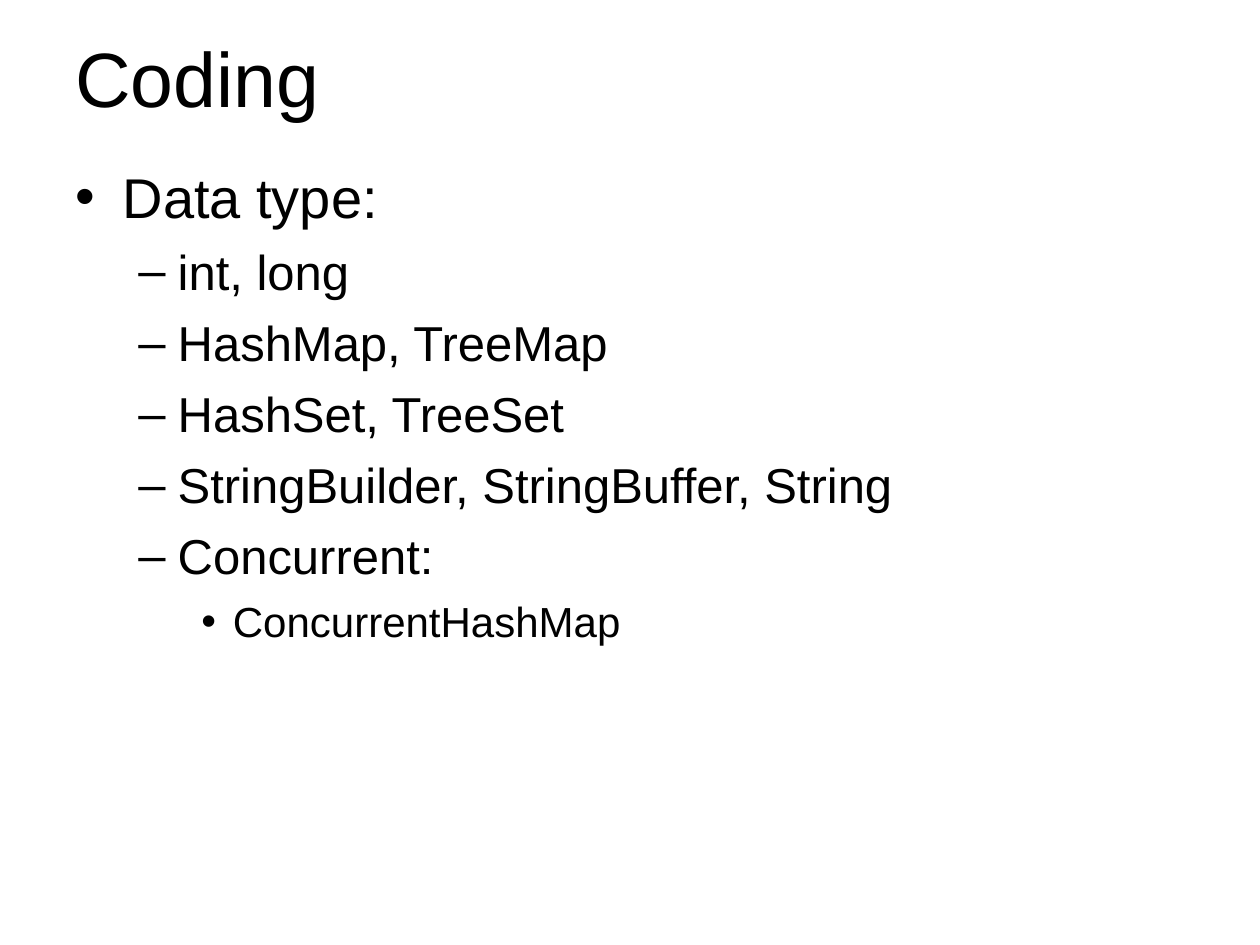
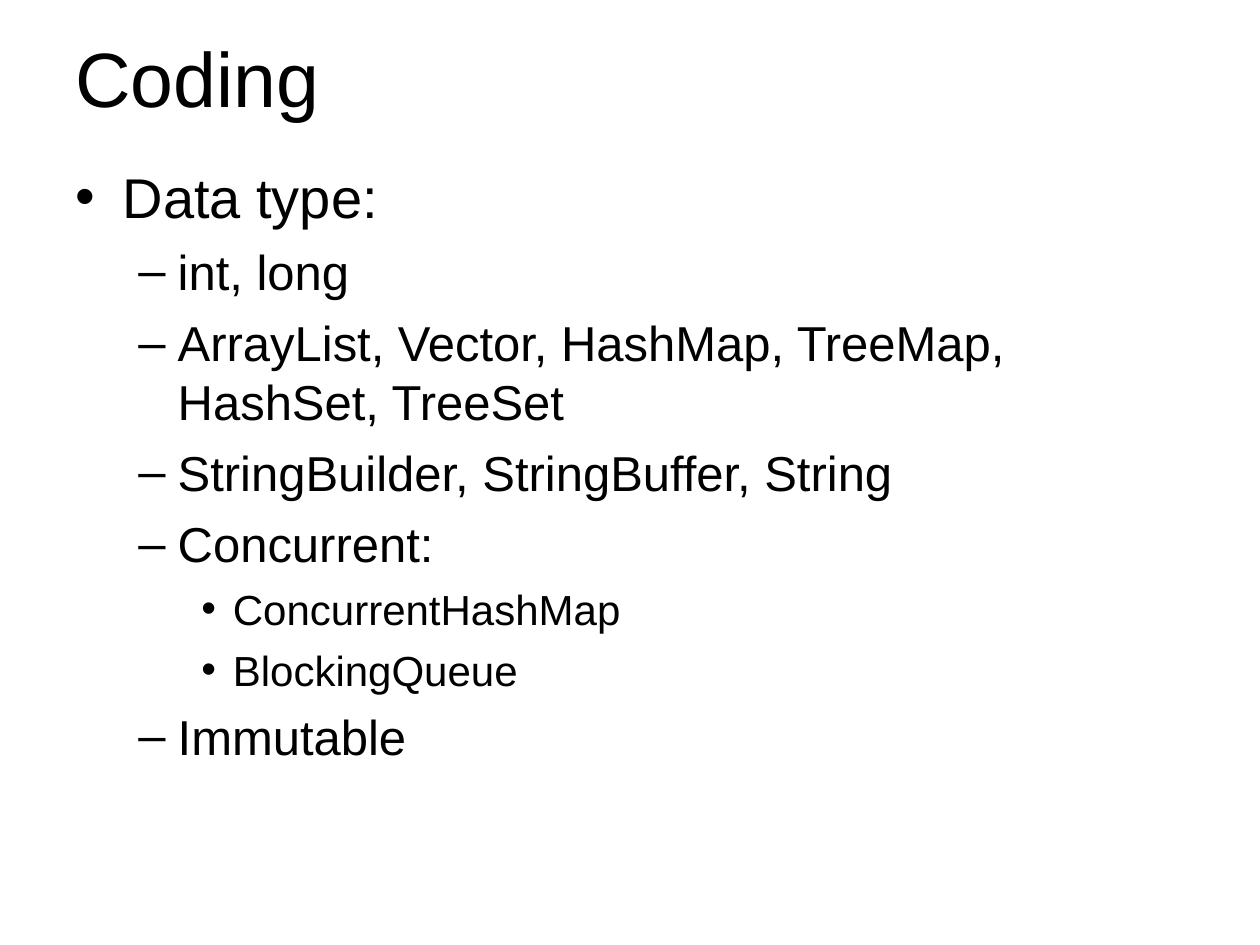
Before and after one commit to Wang-Ray/notes, a slide deck: slide 26 of Architect.ppt. Drawn at 1260x945 pixels with LibreOffice and Linux fonts; fonts in the diff are those of the drawing; background and template pictures are left out. Boxes give left, top, right and bottom in pixels: in the first picture for what was removed or moved away, otherwise in the second. Text is boxed around its words. In the diff, an @@ line names an element or a change of style, - is before the commit and + after.

```diff
--- a/Architect.ppt
+++ b/Architect.ppt
@@ text at (178, 325, 1005, 427): text changed @@
-  – HashMap, TreeMap
-  – HashSet, TreeSet
+  – ArrayList, Vector, HashMap, TreeMap, HashSet, TreeSet
@@ text at (178, 655, 518, 756): paragraphs added @@
+    • BlockingQueue
+  – Immutable
```
Also in this commit, not shown: 2 other slides changed, 1 other file.
